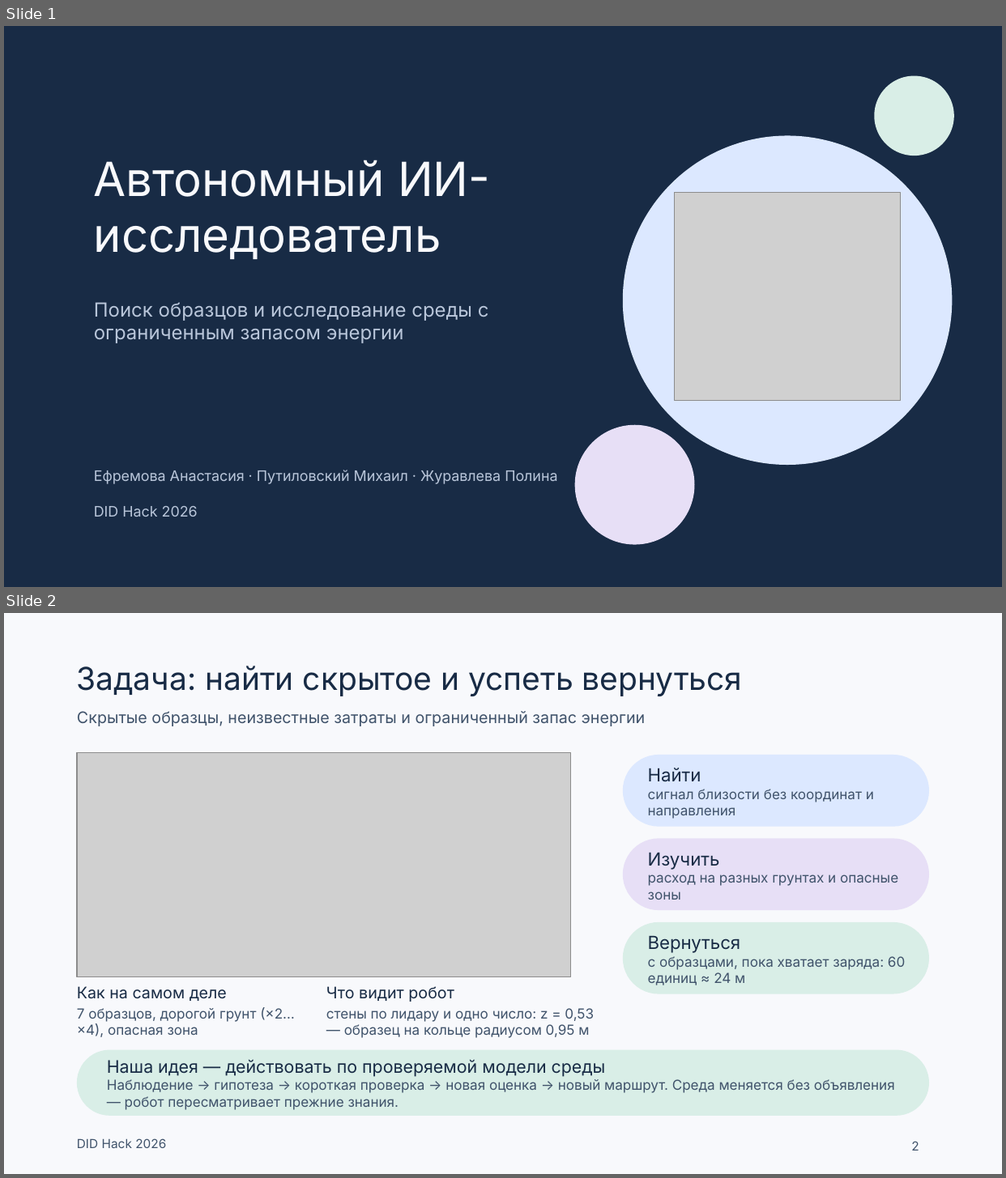
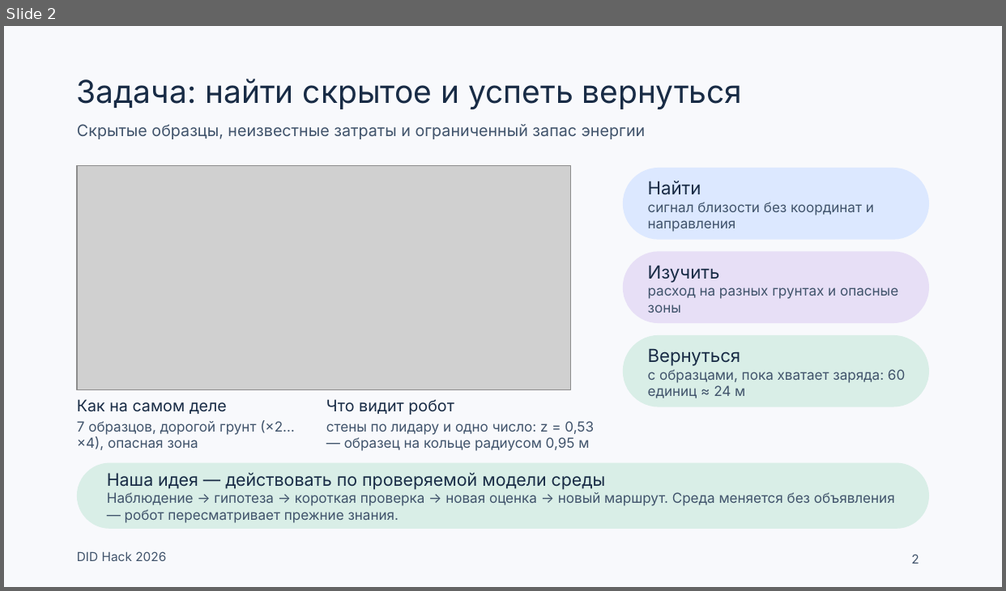
Before and after one commit to Mput13/did-hack, a slide deck: presentation/team/DID_final.pptx. Shown one above the other, each under a label of ours: slides 1 and 2 before the commit, slide 2 after it. The pictures are 1006x1178 and 1006x591 pixels, drawn with LibreOffice and Linux fonts; fonts in the diff are those of the drawing; grey boxes stand for pictures. Boxes give left, top, right and bottom in pixels: in the first picture for what was removed or moved away, otherwise in the second. Text is boxed around its words. In the diff, an @@ line names an element or a change of style, - is before the commit and + after.

```diff
--- a/presentation/team/DID_final.pptx
+++ b/presentation/team/DID_final.pptx
@@ slide 1 removed at (4,26,1002,587), background #182B45 @@
@@ ellipse removed at (874,76,954,156) @@
@@ ellipse removed at (623,136,952,465) @@
@@ text removed at (94,160,490,259) @@
-Автономный ИИ-исследователь
@@ picture removed at (675,193,900,400) @@
@@ text removed at (94,302,489,344) @@
-Поиск образцов и исследование среды с ограниченным запасом энергии
@@ ellipse removed at (575,425,695,545) @@
@@ text removed at (94,470,557,484) @@
-Ефремова Анастасия · Путиловский Михаил · Журавлева Полина
@@ text removed at (94,506,198,517) @@
-DID Hack 2026
```
Also in this commit, not shown: 1 slide changed, 1 slide added, 6 other files.
